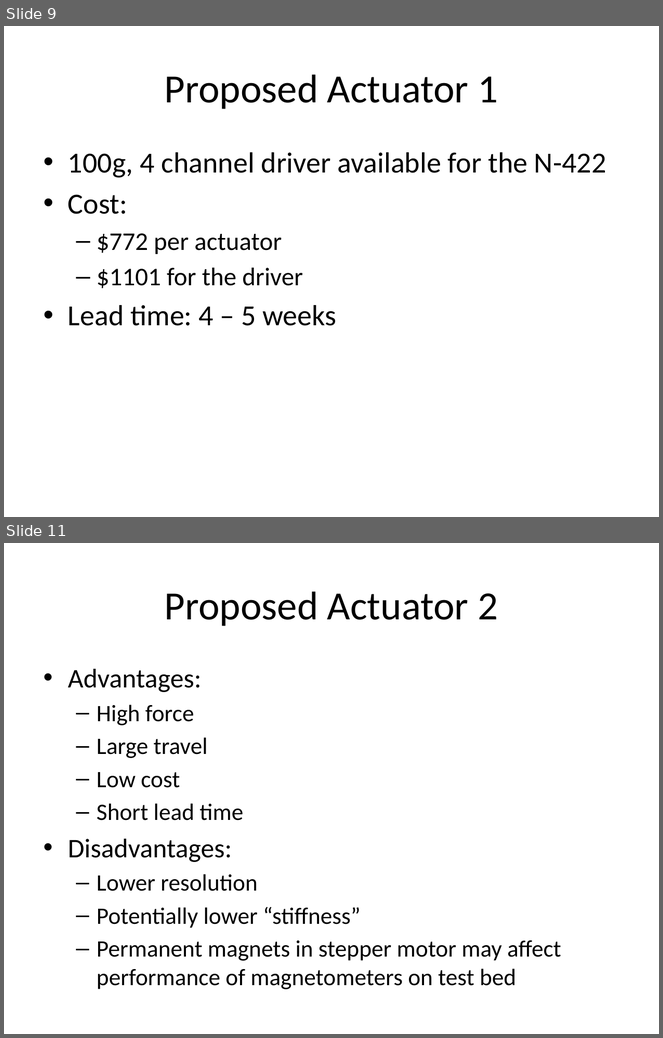
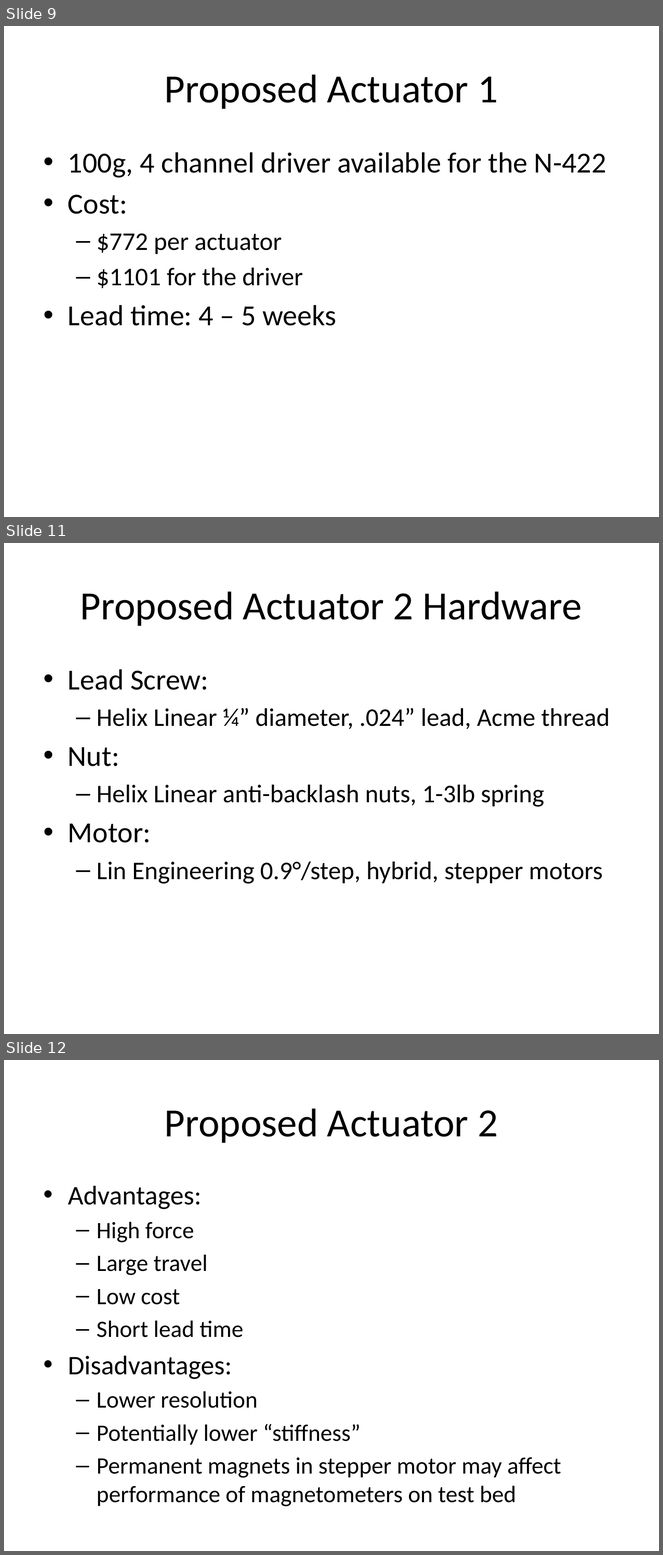
Before and after one commit to drivkin/Autobalance, a slide deck: presentations/balancer pres 2.pptx. Shown one above the other, each under a label of ours: slides 9 and 11 before the commit, slides 9, 11 and 12 after it; the slides between them are not shown. The pictures are 663x1038 and 663x1555 pixels, drawn with LibreOffice and Linux fonts; fonts in the diff are those of the drawing. Boxes give left, top, right and bottom in pixels: in the first picture for what was removed or moved away, otherwise in the second. Text is boxed around its words. In the diff, an @@ line names an element or a change of style, - is before the commit and + after.

Commit message:
comparison and presentation update
Updated comparison of lead screw and piezo approach, and updated the
presentation to include the lead screw approach

```diff
--- a/presentations/balancer pres 2.pptx
+++ b/presentations/balancer pres 2.pptx
@@ slide 11 added at box(4, 543, 659, 1034), background #FFFFFF @@
@@ title added at box(80, 591, 582, 626), 44 pt, text #000000 @@
+Proposed Actuator 2 Hardware
@@ text added at box(68, 669, 610, 884), 28 pt, text #000000 @@
+• Lead Screw:
+  – Helix Linear ¼” diameter, .024” lead, Acme thread
+• Nut:
+  – Helix Linear anti-backlash nuts, 1-3lb spring
+• Motor:
+  – Lin Engineering 0.9°/step, hybrid, stepper motors
@@ what was slide 11 is now slide 12 @@
```
Also in this commit, not shown: 2 slides changed, 2 other slides added, 4 other files.
